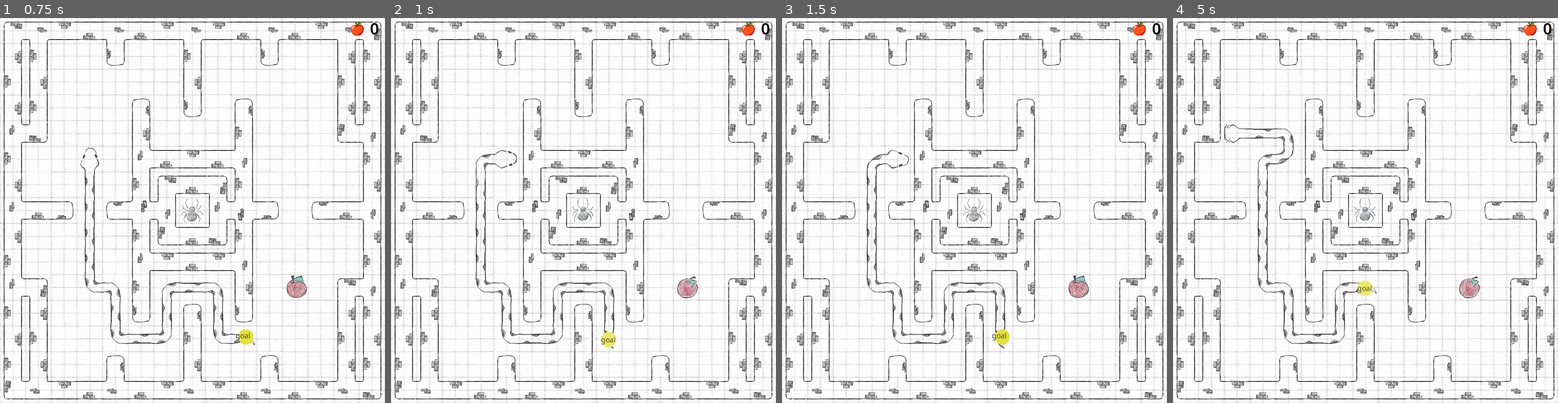
Above: before the commit, frames 1-4 (left to right).
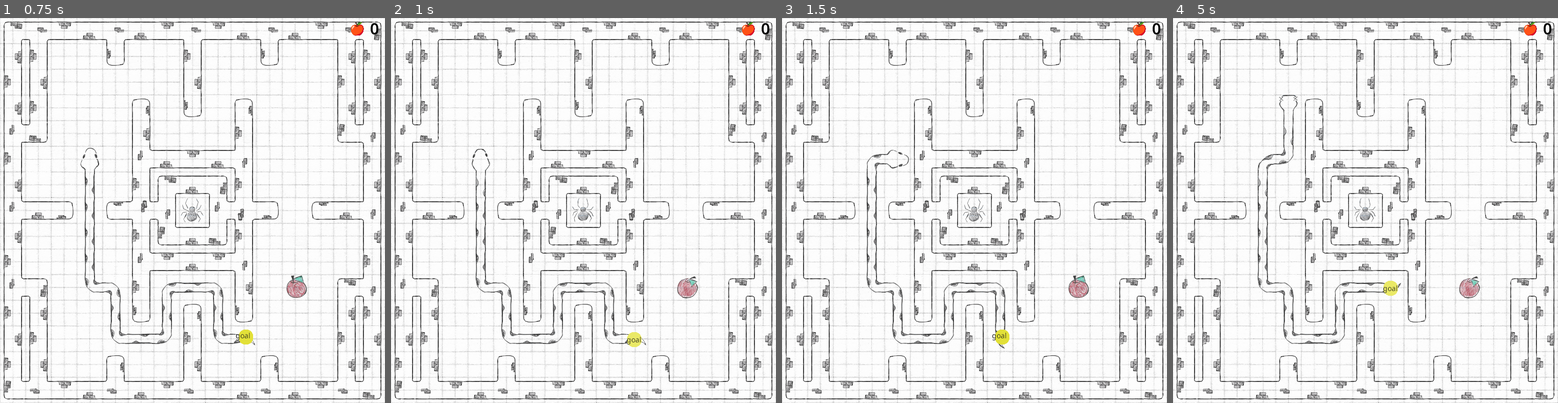
Above: after the commit, the same moments.

Repository: patribu7/It_is_a_snake_clone
Game: Godot game, scene res://scene/maps/map9.tscn
Same seed, same stepped clock (60 frames per second), same inputs: the game is played once before the commit and once after it. This scene is started directly instead of the project's main scene.
Inputs:
- Up to frame 1 (0.75 s): hold Right (move_right) from 0.53 s (still down); tap Space (Space) at 0.6 s
- Up to frame 2 (1 s): keep holding Right (move_right)
- Up to frame 3 (1.5 s): release Right (move_right) at 1.28 s; hold Escape (back) from 1.28 s (still down); tap Space (Space) at 1.35 s
- Up to frame 4 (5 s): release Escape (back) at 2.03 s; hold Right (move_right) 2.03-2.78 s; tap Space (Space) every 0.75 s from 2.1 to 4.35 s; tap Enter at 2.75 s; hold Up (move_up) 2.78-3.53 s; hold Left (move_left) from 3.53 s (still down)

Frame 1 is identical in both runs. In frame 2, 0.4% of the frame differs, in the area x 20-67%, y 34-86%; in frame 3, less than 0.1%; in frame 4, 0.7%, in the area x 13-60%, y 20-73%.

Commit message:
Delete file temp

Diff:
--- a/scene/maps/map9.tscn
+++ b/scene/maps/map9.tscn
@@ -94,7 +94,8 @@
 [node name="Map" type="Node"]
 process_mode = 1
 script = ExtResource("1_gsi7i")
-start_timeout = 0.6
+start_timeout = 0.8
+decr_timeout = 0.1
 
 [node name="Background" type="TileMap" parent="."]
 z_index = -1
Not shown, removed: scene/maps/mapA928.tmp
Not shown, removed: scene/maps/mapC1CC.tmp
Not shown, removed: scene/maps/mapC48.tmp
Not shown, removed: scene/maps/mapE0B3.tmp
